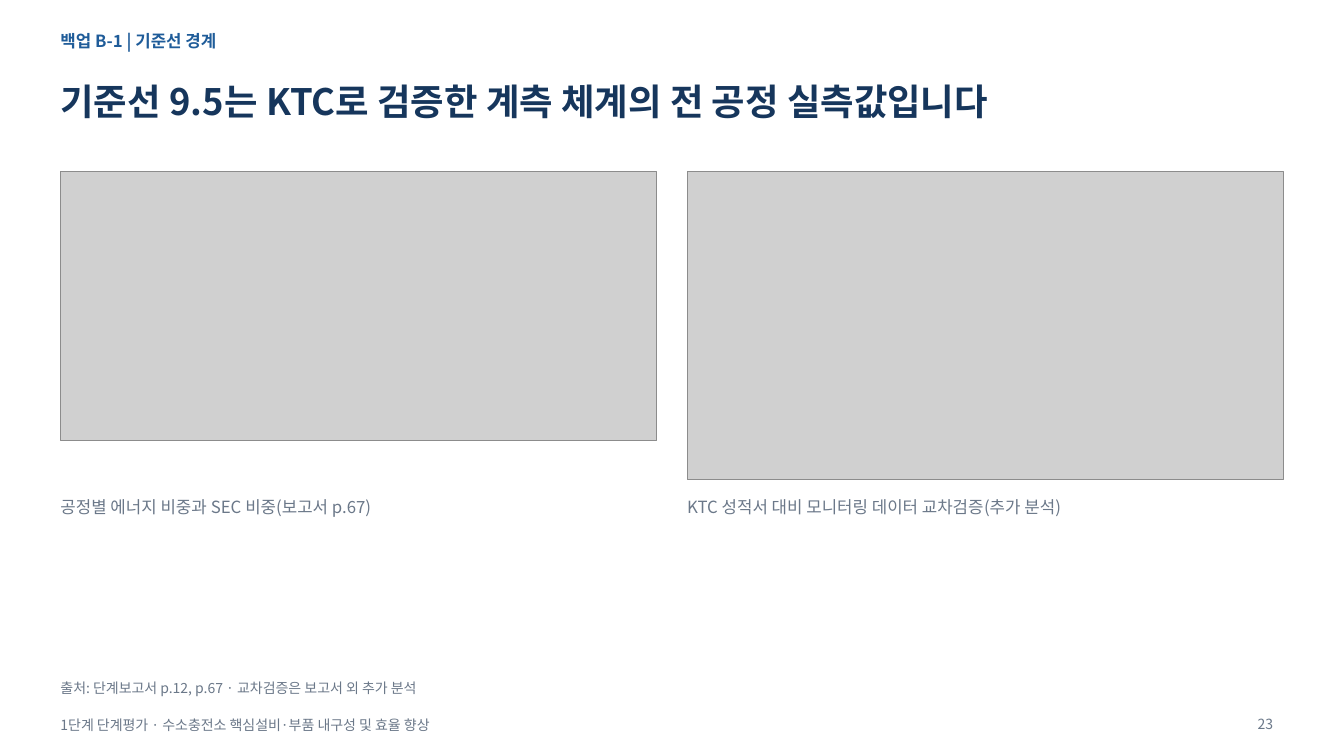
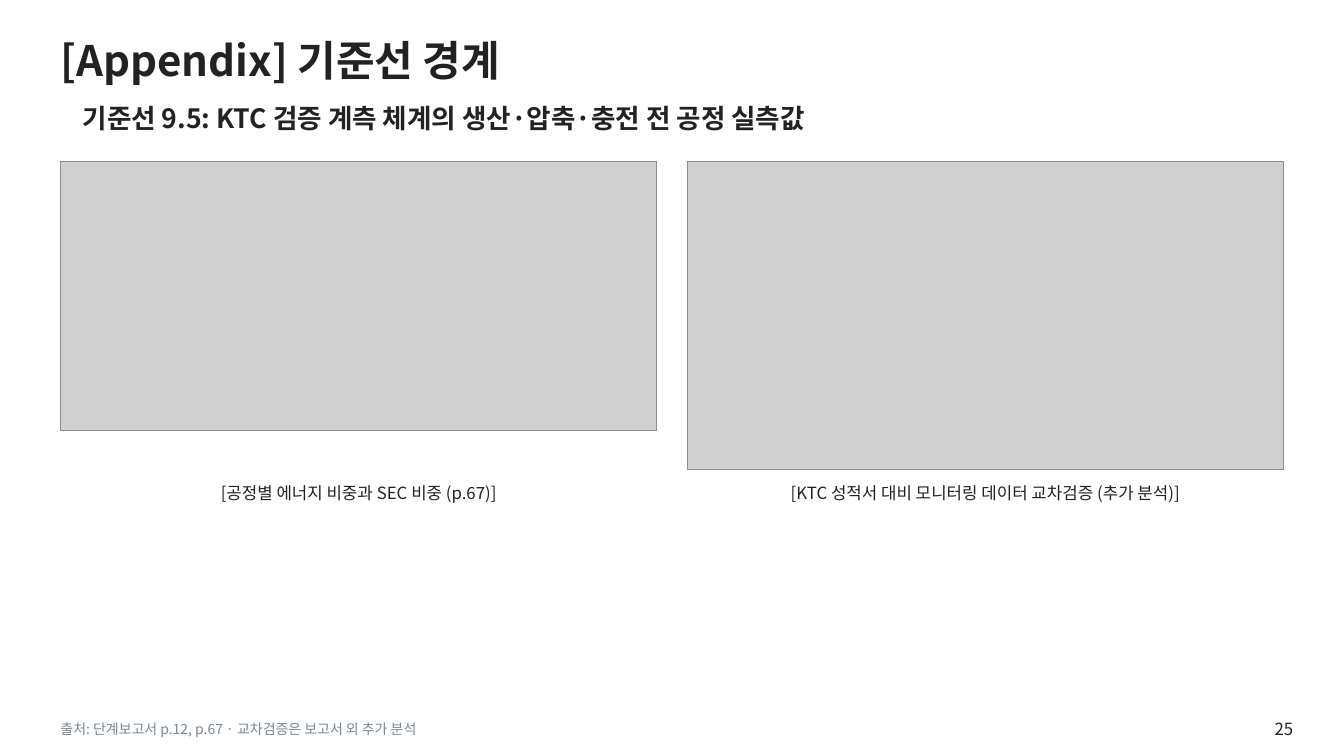
Before and after one commit to jungdw180-debug/h2, a slide deck: slide 25 of slides/1단계_단계평가_본평가판.pptx (slide 23 before the commit). Drawn at 1344x756 pixels with LibreOffice and Linux fonts; fonts in the diff are those of the drawing; grey boxes stand for pictures; background and template pictures are left out. Boxes give left, top, right and bottom in pixels: in the first picture for what was removed or moved away, otherwise in the second. Text is boxed around its words. In the diff, an @@ line names an element or a change of style, - is before the commit and + after.

```diff
--- a/slides/1단계_단계평가_본평가판.pptx
+++ b/slides/1단계_단계평가_본평가판.pptx
@@ title "[Appendix] 기준선 경계" at (x1=60, y1=40, x2=500, y2=85): vertical alignment top to middle @@
@@ title at (x1=60, y1=40, x2=500, y2=85): text changed; size 12 to 30 pt; text colour #1F5C99 to #222222 @@
-백업 B-1 | 기준선 경계
+[Appendix] 기준선 경계
@@ text at (x1=83, y1=105, x2=805, y2=131): text changed; size 26 to 19 pt; text colour #16365C to #222222 @@
-기준선 9.5는 KTC로 검증한 계측 체계의 전 공정 실측값입니다
+기준선 9.5: KTC 검증 계측 체계의 생산·압축·충전 전 공정 실측값
@@ picture moved from (x1=60, y1=171, x2=657, y2=441) to (x1=60, y1=161, x2=657, y2=431) @@
@@ picture moved from (x1=688, y1=171, x2=1285, y2=480) to (x1=688, y1=161, x2=1285, y2=470) @@
@@ text at (x1=221, y1=485, x2=497, y2=503): text changed; text colour #6B7889 to #222222 @@
-공정별 에너지 비중과 SEC 비중(보고서 p.67)
+[공정별 에너지 비중과 SEC 비중 (p.67)]
@@ text at (x1=791, y1=485, x2=1179, y2=502): text changed; text colour #6B7889 to #222222 @@
-KTC 성적서 대비 모니터링 데이터 교차검증(추가 분석)
+[KTC 성적서 대비 모니터링 데이터 교차검증 (추가 분석)]
@@ text "출처: 단계보고서 p.12, p.67 · ..." moved from (x1=60, y1=681, x2=417, y2=696) to (x1=60, y1=722, x2=417, y2=737) @@
@@ text "출처: 단계보고서 p.12, p.67 · ..." at (x1=60, y1=722, x2=417, y2=737): text colour #6B7889 to #7A8796 @@
@@ text removed at (x1=60, y1=718, x2=430, y2=731) @@
-1단계 단계평가 · 수소충전소 핵심설비·부품 내구성 및 효율 향상
@@ page number removed at (x1=1258, y1=718, x2=1274, y2=729) @@
-23
@@ page number added at (x1=1275, y1=722, x2=1294, y2=735), 12 pt, text #222222 @@
+25
```
Also in this commit, not shown: 22 other slides changed, 4 slides added, 2 slides removed, 6 other files.
